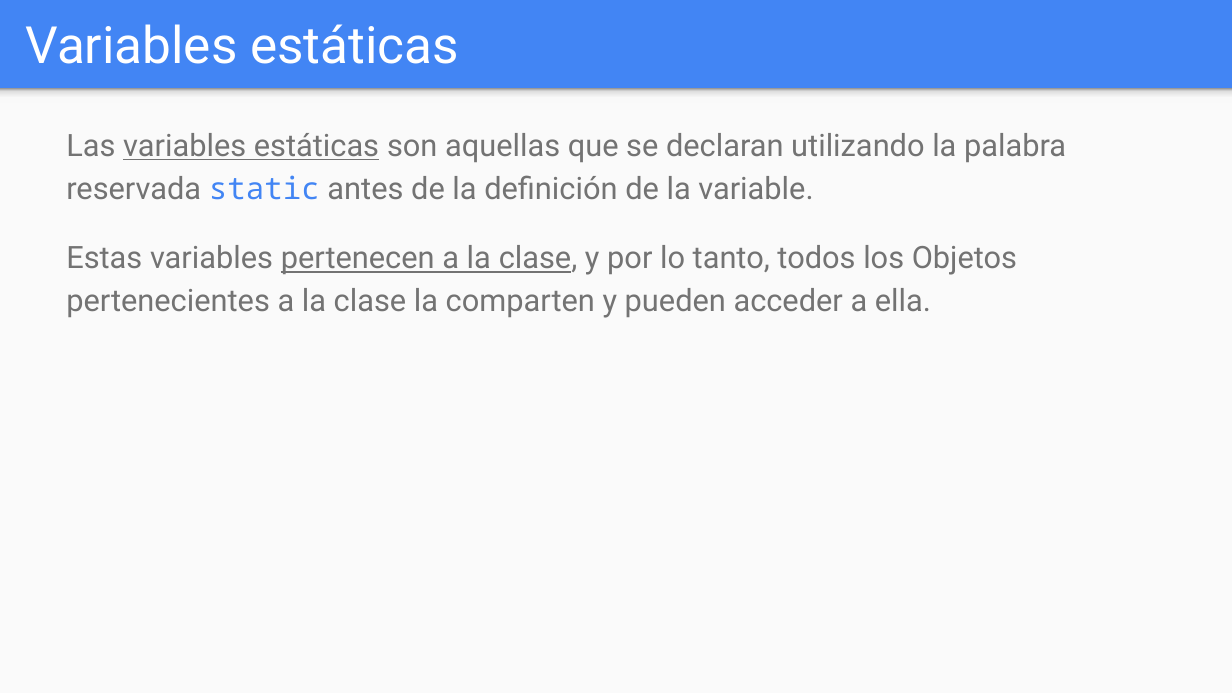
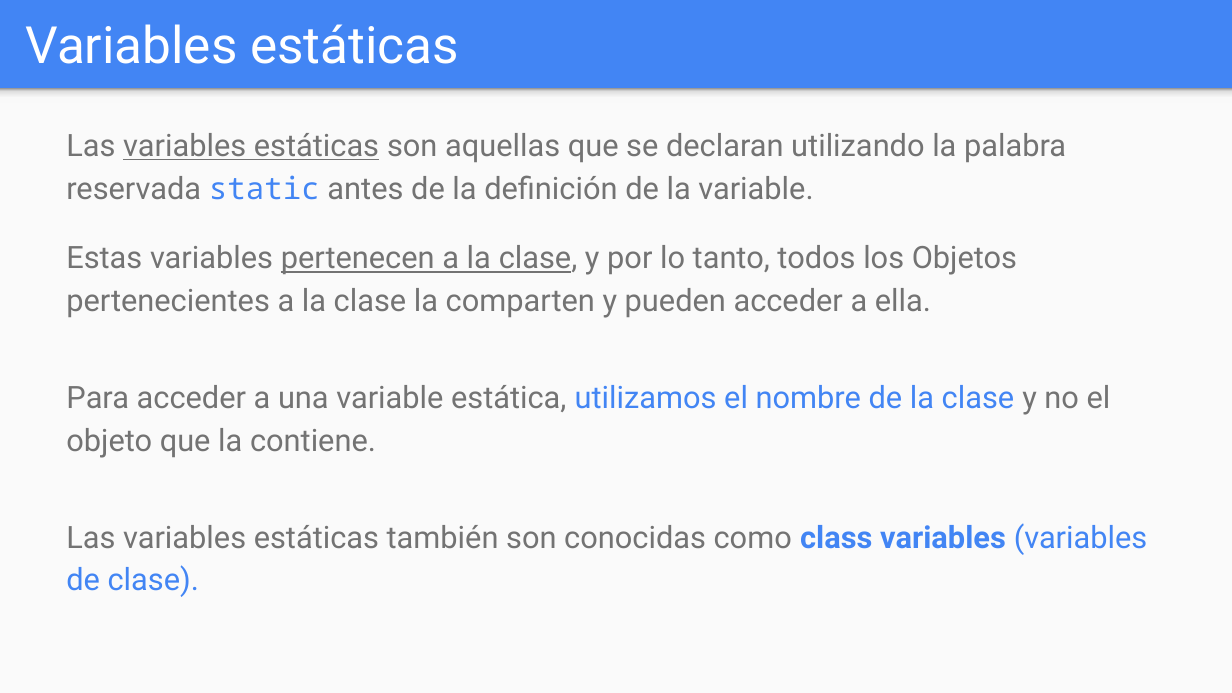
Before and after one commit to OMardil/INFO2, a slide deck: slide 2 of MOD06_Variables_y_metodos_estaticos/01 Presentacion/INFO2_MOD06-Variables_y_metodos_estaticos.pptx. Drawn at 1232x693 pixels with LibreOffice and Linux fonts; fonts in the diff are those of the drawing. Boxes give left, top, right and bottom in pixels: in the first picture for what was removed or moved away, otherwise in the second. Text is boxed around its words. In the diff, an @@ line names an element or a change of style, - is before the commit and + after.

```diff
--- a/MOD06_Variables_y_metodos_estaticos/01 Presentacion/INFO2_MOD06-Variables_y_metodos_estaticos.pptx
+++ b/MOD06_Variables_y_metodos_estaticos/01 Presentacion/INFO2_MOD06-Variables_y_metodos_estaticos.pptx
@@ text at box(66, 385, 1148, 597): paragraphs added @@
+Para acceder a una variable estática, utilizamos el nombre de la clase y no el objeto que la contiene.
+Las variables estáticas también son conocidas como class variables (variables de clase).
```
Also in this commit, not shown: 13 other slides changed, 4 slides added, 3 slides removed, 22 other files.
